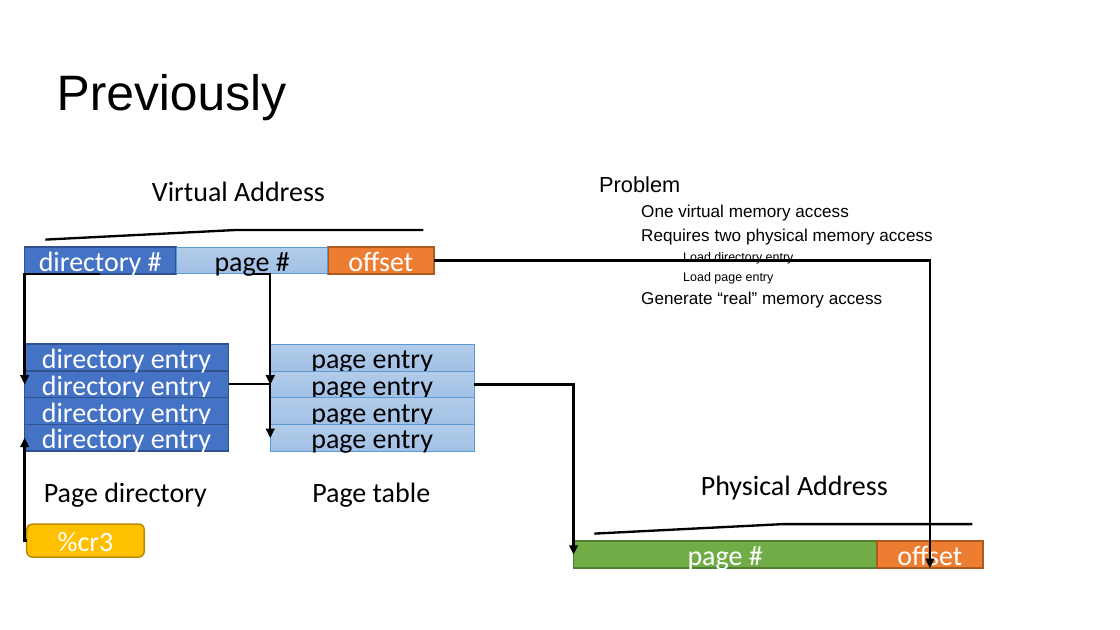
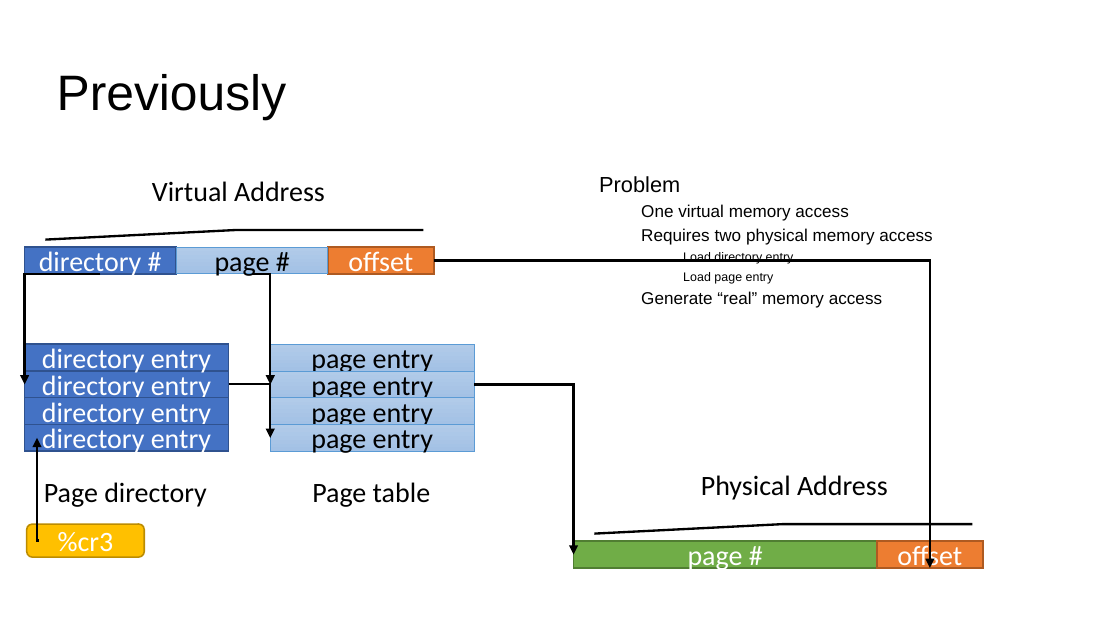
Before and after one commit to cs-uob/COMS20012, a slide deck: slide 3 of docs/slides/W8/memory5.odp. Drawn at 1120x630 pixels with LibreOffice and Linux fonts; fonts in the diff are those of the drawing; background and template pictures are left out. Boxes give left, top, right and bottom in pixels: in the first picture for what was removed or moved away, otherwise in the second. Text is boxed around its words. In the diff, an @@ line names an element or a change of style, - is before the commit and + after.

```diff
--- a/docs/slides/W8/memory5.odp
+++ b/docs/slides/W8/memory5.odp
@@ elbow arrow moved from (27, 541) - (25, 438) to (39, 541) - (37, 438) @@
@@ freeform shape "%cr3" at box(27, 524, 144, 557): outline redrawn @@
```
Also in this commit, not shown: 3 other slides changed, 2 other files.
